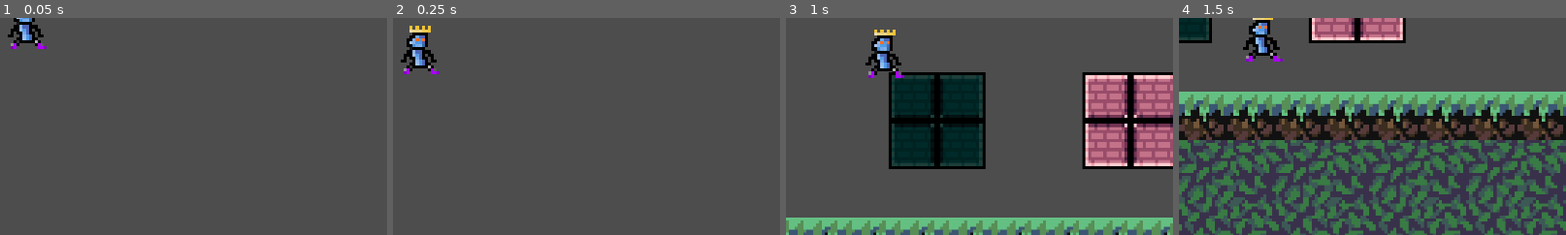
Above: before the commit, frames 1-4 (left to right).
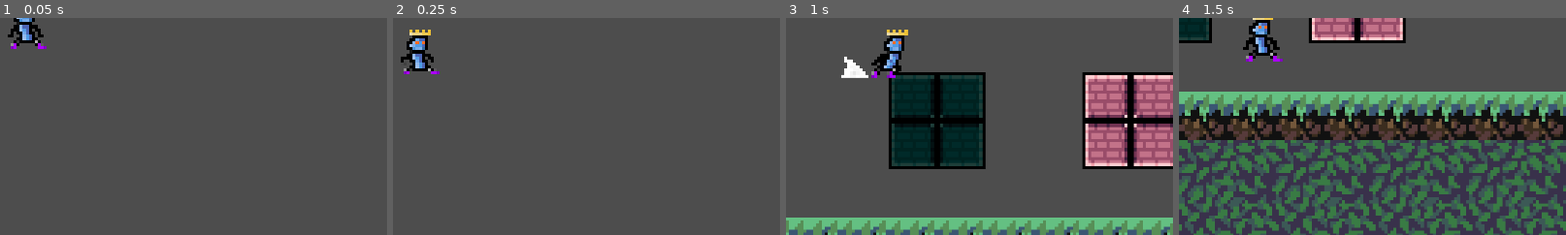
Above: after the commit, the same moments.

Repository: Sylvvs/PlatformerRhythmMaybe
Game: Godot game, scene res://Scenes/Levels/MossyCave.tscn
Same seed, same stepped clock (60 frames per second), same inputs: the game is played once before the commit and once after it.
Inputs:
- Up to frame 1 (0.05 s): no input
- Up to frame 2 (0.25 s): no input
- Up to frame 3 (1 s): hold Right (walk_right) from 0.53 s (still down); tap X (dash) at 0.6 s; tap C (jump) at 0.77, 0.8 s
- Up to frame 4 (1.5 s): keep holding Right (walk_right); tap C (jump) at 1.07, 1.35 s
The pictures show only the part of the screen within x 47-97%, y 49-99%; the shares and areas given below are measured in that part.

Frame 1 is identical in both runs. In frame 2, 0.9% of the frame differs, in the area x 2-12%, y 3-25%; in frame 3, 1.9%, in the area x 14-32%, y 5-28%; in frame 4, nothing differs.

Commit message:
halvt animations

Diff:
--- a/platformer-rhythm-maybe/Scenes/Player/player.gd
+++ b/platformer-rhythm-maybe/Scenes/Player/player.gd
@@ -16,6 +16,8 @@
 var last_x_dir := 0
 var last_y_dir := 0
 
+@onready var animation_tree = $AnimationTree
+
 func _physics_process(delta: float) -> void:
 	var input_vec := get_input_vector()
 
@@ -29,6 +31,9 @@
 
 
 	if Input.is_action_just_pressed("jump") and is_on_floor():
+		animation_tree["parameters/conditions/idle"] = false
+		animation_tree["parameters/conditions/jumping"] = true
+		animation_tree["parameters/conditions/dashing"] = false
 		velocity.y = JUMP_FORCE
 		dash_timer = DASH_TIME
 	if Input.is_action_just_released("jump") and velocity.y < 0 and dash_timer >= DASH_TIME:
@@ -36,6 +41,7 @@
 
 
 	if Input.is_action_just_pressed("dash") and dashes > 0 and dash_timer >= DASH_TIME:
+		animation_tree["parameters/conditions/dashing"] = true
 		dashes -= 1
 		dash_timer = 0.0
 		velocity = Vector2.ZERO
@@ -53,6 +59,7 @@
 		if dash_timer >= DASH_TIME:
 			velocity = Vector2.ZERO
 			dash_timer = DASH_TIME
+			animation_tree["parameters/conditions/dashing"] = false
 
 	if dash_timer >= DASH_TIME and !is_on_floor():
 		velocity.y += GRAVITY
@@ -62,6 +69,16 @@
 
 	move_and_slide()
 
+	if is_on_floor():
+		animation_tree["parameters/conditions/jumping"] = false
+
+	if abs(velocity.x) > 0 and is_on_floor():
+		pass
+		animation_tree["parameters/conditions/running"] = true
+		animation_tree["parameters/conditions/idle"] = false
+	elif is_on_floor():
+		animation_tree["parameters/conditions/running"] = false
+		animation_tree["parameters/conditions/idle"] = true
 func get_input_vector() -> Vector2:
 	last_x_dir = get_axis_dir("walk_left", "walk_right", last_x_dir)
 	last_y_dir = get_axis_dir("up", "down", last_y_dir)
--- a/platformer-rhythm-maybe/Scenes/Player/player.tscn
+++ b/platformer-rhythm-maybe/Scenes/Player/player.tscn
@@ -153,7 +153,6 @@
 [sub_resource type="Animation" id="Animation_0u5uq"]
 resource_name = "dash"
 length = 1.2
-loop_mode = 1
 tracks/0/type = "value"
 tracks/0/imported = false
 tracks/0/enabled = true
@@ -189,6 +188,89 @@
 &"wallslide": SubResource("Animation_06tpx")
 }
 
+[sub_resource type="AnimationNodeAnimation" id="AnimationNodeAnimation_dd0ac"]
+animation = &"dash"
+
+[sub_resource type="AnimationNodeAnimation" id="AnimationNodeAnimation_0u5uq"]
+animation = &"idle"
+
+[sub_resource type="AnimationNodeAnimation" id="AnimationNodeAnimation_jlvik"]
+animation = &"jump"
+
+[sub_resource type="AnimationNodeAnimation" id="AnimationNodeAnimation_gk6dx"]
+animation = &"run"
+
+[sub_resource type="AnimationNodeAnimation" id="AnimationNodeAnimation_jhyir"]
+animation = &"wallslide"
+
+[sub_resource type="AnimationNodeStateMachineTransition" id="AnimationNodeStateMachineTransition_74mp2"]
+advance_mode = 2
+
+[sub_resource type="AnimationNodeStateMachineTransition" id="AnimationNodeStateMachineTransition_oikmp"]
+advance_mode = 2
+advance_condition = &"running"
+
+[sub_resource type="AnimationNodeStateMachineTransition" id="AnimationNodeStateMachineTransition_06tpx"]
+advance_mode = 2
+advance_condition = &"dashing"
+
+[sub_resource type="AnimationNodeStateMachineTransition" id="AnimationNodeStateMachineTransition_7g0yx"]
+advance_mode = 2
+advance_condition = &"jumping"
+
+[sub_resource type="AnimationNodeStateMachineTransition" id="AnimationNodeStateMachineTransition_dey5f"]
+advance_mode = 2
+advance_condition = &"dashing"
+
+[sub_resource type="AnimationNodeStateMachineTransition" id="AnimationNodeStateMachineTransition_r5xpd"]
+switch_mode = 2
+advance_mode = 2
+advance_condition = &"running"
+
+[sub_resource type="AnimationNodeStateMachineTransition" id="AnimationNodeStateMachineTransition_ks1b7"]
+switch_mode = 2
+advance_mode = 2
+advance_condition = &"idle"
+
+[sub_resource type="AnimationNodeStateMachineTransition" id="AnimationNodeStateMachineTransition_hnuln"]
+advance_mode = 2
+advance_condition = &"jumping"
+
+[sub_resource type="AnimationNodeStateMachineTransition" id="AnimationNodeStateMachineTransition_aqm4k"]
+advance_mode = 2
+advance_condition = &"idle"
+
+[sub_resource type="AnimationNodeStateMachineTransition" id="AnimationNodeStateMachineTransition_rcvs5"]
+advance_mode = 2
+advance_condition = &"idle"
+
+[sub_resource type="AnimationNodeStateMachineTransition" id="AnimationNodeStateMachineTransition_h8ma5"]
+advance_mode = 2
+advance_condition = &"dashing"
+
+[sub_resource type="AnimationNodeStateMachineTransition" id="AnimationNodeStateMachineTransition_eksi1"]
+advance_mode = 2
+advance_condition = &"jumping"
+
+[sub_resource type="AnimationNodeStateMachineTransition" id="AnimationNodeStateMachineTransition_jincj"]
+advance_mode = 2
+advance_condition = &"running"
+
+[sub_resource type="AnimationNodeStateMachine" id="AnimationNodeStateMachine_rqdc0"]
+states/Start/position = Vector2(118, 124)
+states/dash/node = SubResource("AnimationNodeAnimation_dd0ac")
+states/dash/position = Vector2(498, -6)
+states/idle/node = SubResource("AnimationNodeAnimation_0u5uq")
+states/idle/position = Vector2(306, 117)
+states/jump/node = SubResource("AnimationNodeAnimation_jlvik")
+states/jump/position = Vector2(735, 167)
+states/run/node = SubResource("AnimationNodeAnimation_gk6dx")
+states/run/position = Vector2(487, 262)
+states/wallslide/node = SubResource("AnimationNodeAnimation_jhyir")
+states/wallslide/position = Vector2(676, 4)
+transitions = ["Start", "idle", SubResource("AnimationNodeStateMachineTransition_74mp2"), "idle", "run", SubResource("AnimationNodeStateMachineTransition_oikmp"), "idle", "dash", SubResource("AnimationNodeStateMachineTransition_06tpx"), "run", "jump", SubResource("AnimationNodeStateMachineTransition_7g0yx"), "jump", "dash", SubResource("AnimationNodeStateMachineTransition_dey5f"), "dash", "run", SubResource("AnimationNodeStateMachineTransition_r5xpd"), "dash", "idle", SubResource("AnimationNodeStateMachineTransition_ks1b7"), "dash", "jump", SubResource("AnimationNodeStateMachineTransition_hnuln"), "run", "idle", SubResource("AnimationNodeStateMachineTransition_aqm4k"), "jump", "idle", SubResource("AnimationNodeStateMachineTransition_rcvs5"), "run", "dash", SubResource("AnimationNodeStateMachineTransition_h8ma5"), "idle", "jump", SubResource("AnimationNodeStateMachineTransition_eksi1"), "jump", "run", SubResource("AnimationNodeStateMachineTransition_jincj")]
+graph_offset = Vector2(-318, -94)
+
 [node name="Player" type="CharacterBody2D"]
 z_index = 1
 script = ExtResource("1_4flbx")
@@ -211,3 +293,11 @@
 libraries = {
 &"": SubResource("AnimationLibrary_7g0yx")
 }
+
+[node name="AnimationTree" type="AnimationTree" parent="."]
+tree_root = SubResource("AnimationNodeStateMachine_rqdc0")
+anim_player = NodePath("../AnimationPlayer")
+parameters/conditions/dashing = false
+parameters/conditions/idle = false
+parameters/conditions/jumping = false
+parameters/conditions/running = false
Not shown: 1 places in platformer-rhythm-maybe/Scenes/Player/player.tscn that only renumber resources
